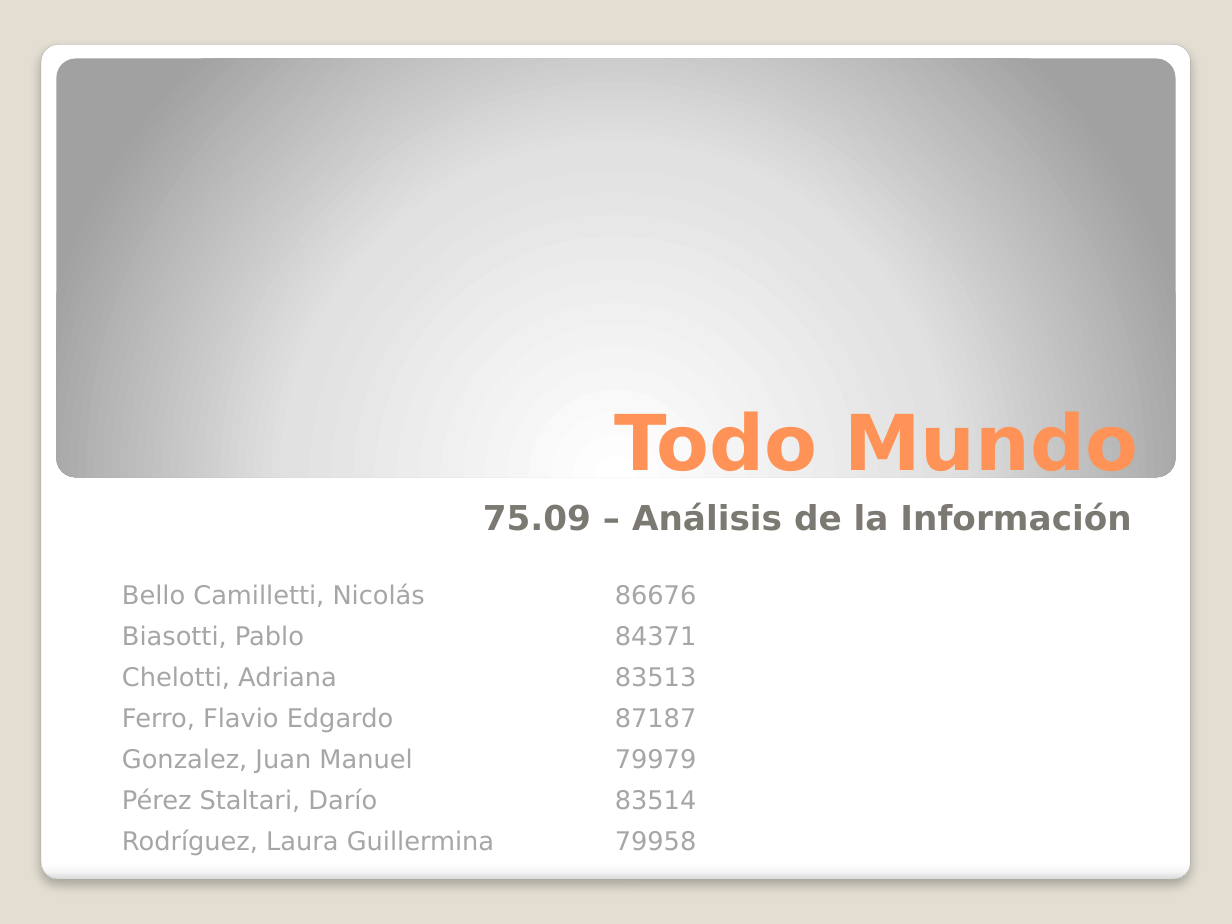
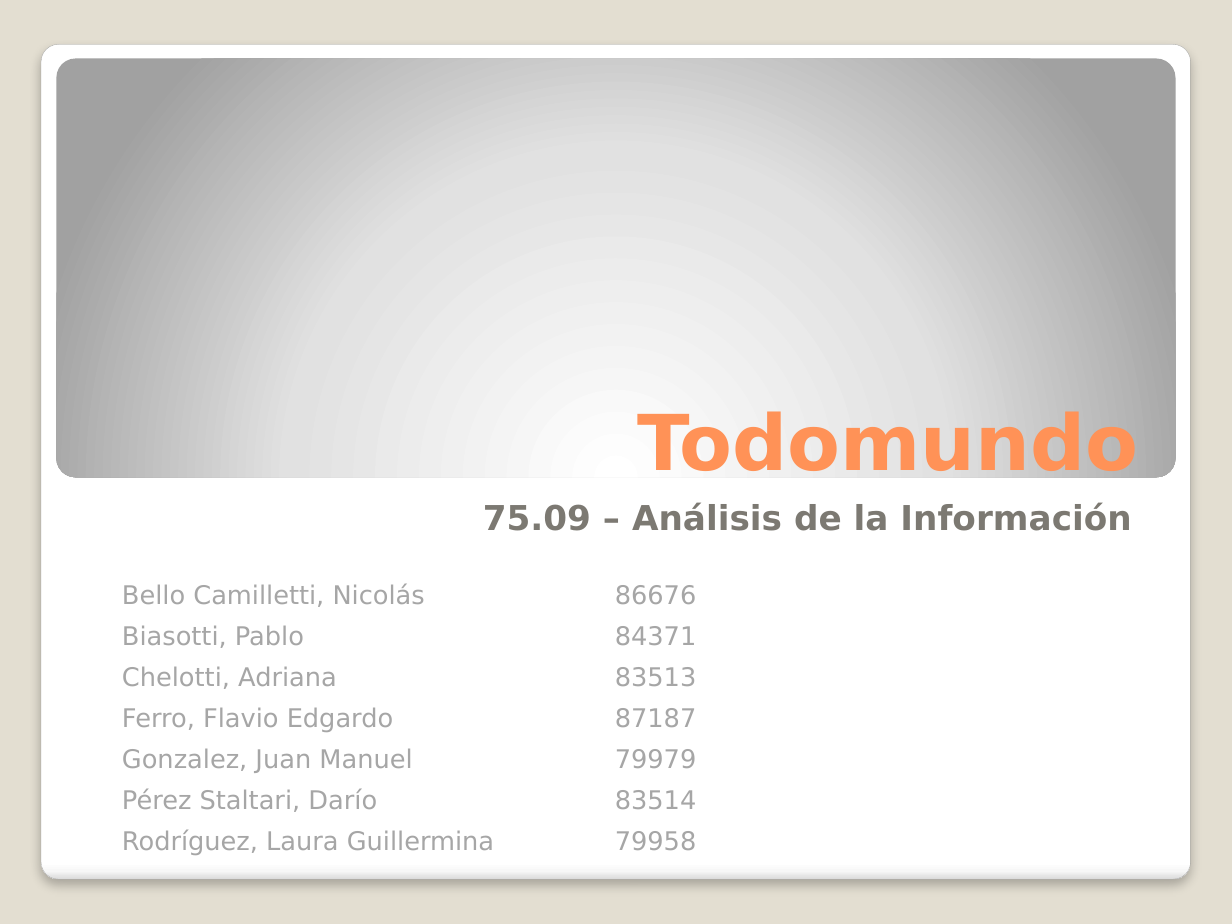
Before and after one commit to adrianachelotti/analisisdelainformacion7509, a slide deck: slide 1 of TodoMundo/Presentación/Presentacion.pptx. Drawn at 1232x924 pixels with LibreOffice and Linux fonts; fonts in the diff are those of the drawing. Boxes give left, top, right and bottom in pixels: in the first picture for what was removed or moved away, otherwise in the second. Text is boxed around its words. In the diff, an @@ line names an element or a change of style, - is before the commit and + after.

```diff
--- a/TodoMundo/Presentación/Presentacion.pptx
+++ b/TodoMundo/Presentación/Presentacion.pptx
@@ title at bbox=[637, 408, 1138, 486]: text changed @@
-Todo Mundo
+Todomundo
```
Also in this commit, not shown: 10 other slides changed, 2 other files.
